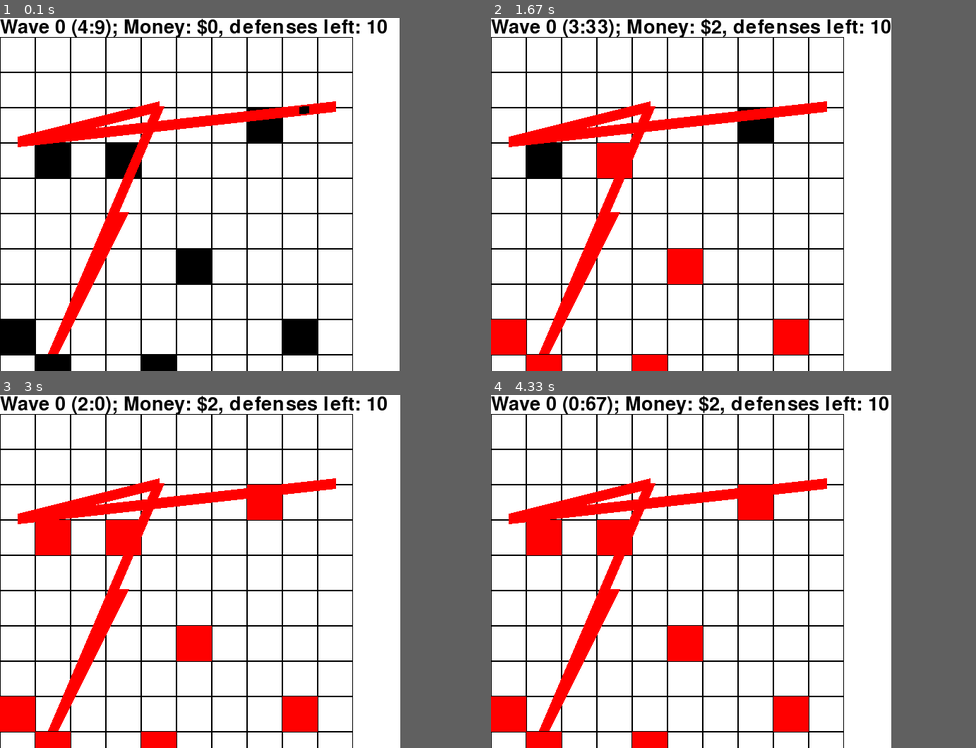
Above: before the commit, frames 1-4 (two rows, left to right).
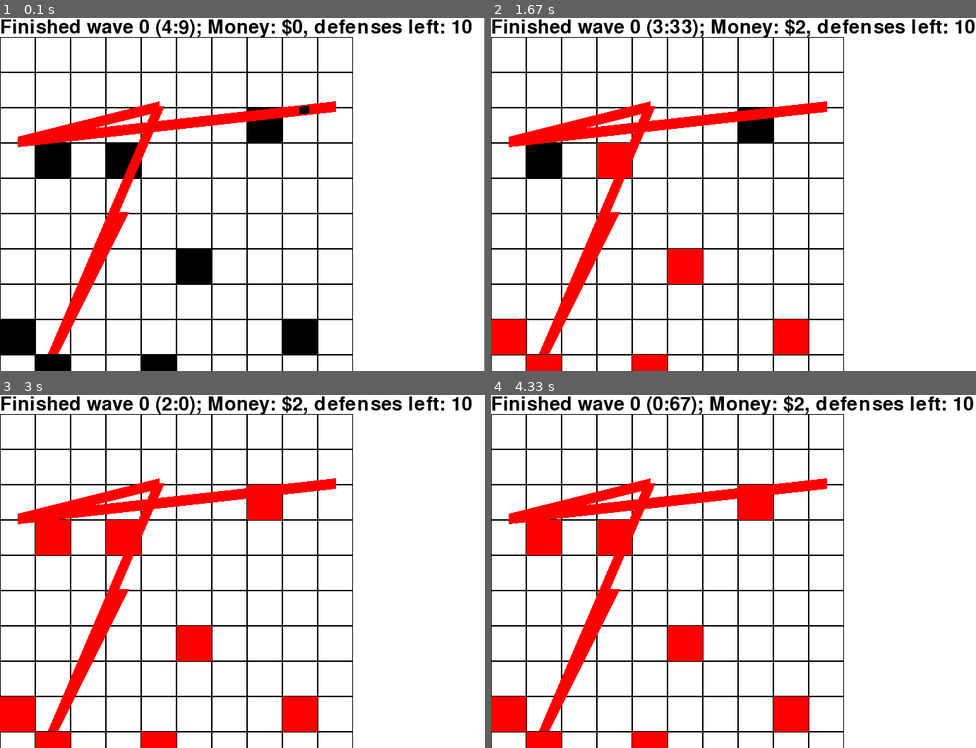
Above: after the commit, the same moments.

Repository: sillypantscoder/pygametowerdefense
Game: pygame game, started from main.py
Two runs of this game, one before a commit and one after it. Both use one fixed random seed, a clock stepped at 60 frames per second and the inputs below.
Inputs:
- Up to frame 1 (0.1 s): no input
- Up to frame 2 (1.67 s): no input
- Up to frame 3 (3 s): no input
- Up to frame 4 (4.33 s): no input
In our replay, in frame 1 the window is 566x500 before the commit and 686x500 after it. These sizes can differ from the game's own. Grey fills any space a smaller window leaves; there, only what the larger window draws over its background counts as a difference.

The runs differ from the first frame. In frame 1, 2.2% of the frame differs, in the area x 0-98%, y 0-6%; in frame 2, 2.3%, in the area x 0-100%, y 0-6%; in frame 3, 2.2%; in frame 4, 2.3%.

Commit message:
Added wave breaks

Diff:
--- a/main.py
+++ b/main.py
@@ -81,6 +81,7 @@
 pixels_to_cellnos = (lambda x, y: (pixel_to_cellno(x), pixel_to_cellno(y)))
 wave_lvl = 0
 wave_time = 60 * 5
+wave = False
 defense = 10
 money = 0
 
@@ -139,13 +140,14 @@
 		y = cellno_to_pixel(e.pos[1]) - (s.get_height() / 2)
 		screen.blit(s, (x, y))
 	# Spawning
-	if random.random() < 0.08 * wave_lvl: Enemy()
+	if wave and random.random() < 0.08 * wave_lvl: Enemy()
 	wave_time -= 1
 	if wave_time <= 0:
 		wave_time = 60 * 10
-		wave_lvl += 1
+		wave = not wave
+		if wave: wave_lvl += 1
 	# Text
-	t = FONT.render(f"Wave {wave_lvl} ({str(round(wave_time / 60, ndigits=2)).replace('.', ':')}); Money: ${money}, defenses left: {defense}", True, BLACK)
+	t = FONT.render(f"{'Wave' if wave else 'Finished wave'} {wave_lvl} ({str(round(wave_time / 60, ndigits=2)).replace('.', ':')}); Money: ${money}, defenses left: {defense}", True, BLACK)
 	screen.blit(t, (0, 0))
 	if SCREENSIZE[0] < t.get_width():
 		SCREENSIZE[0] = t.get_width()
